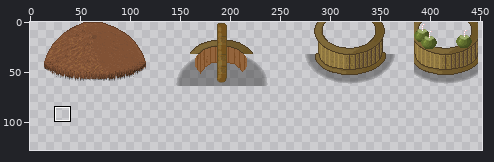
A sprite sheet gets an edit: tmwdata/graphics/tiles/pescadores_barraca_x2.png. The picture above shows the old version from afar; the outline marks the close-up.
Close-up. Before the commit:
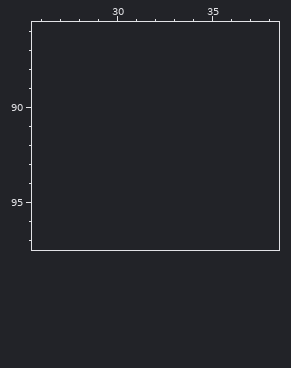
The file is 512x64 pixels. Pixels under 10% opacity are left out. Colours within 5 levels of each other are drawn and written as one. Shown: x 26..38, y 86..97. The old version is drawn lined up with the new one, on the new canvas. The wide view leaves out empty margins. The commit also changed other parts of the picture, which this record leaves out.
Palette (. is transparent): 
The same view after the edit:
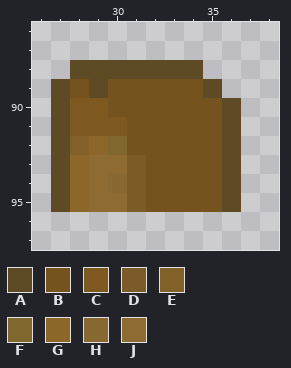
Colours new in this view: A #5e4a24  B #75531e  C #7e591f  D #7b5b27  E #826027  F #80672d  G #8c6729  H #886932  J #8e6c31
Edits made:
{"change": "canvas 512x64 -> 512x128"}
{"y":88,"x":28,"old":".......","new":"AAAAAAA"}
{"y":89,"x":27,"old":".........","new":"ABABBBBBA"}
{"y":90,"x":27,"old":"..........","new":"ACCBBBBBBA"}
{"y":91,"x":27,"old":"..........","new":"ACCCBBBBBA"}
{"y":92,"x":27,"old":"..........","new":"AEGFBBBBBA"}
{"y":93,"x":27,"old":"..........","new":"AGJJDBBBBA"}
{"y":94,"x":27,"old":"..........","new":"AGJHDBBBBA"}
{"y":95,"x":27,"old":"..........","new":"AGJJDBBBBA"}
